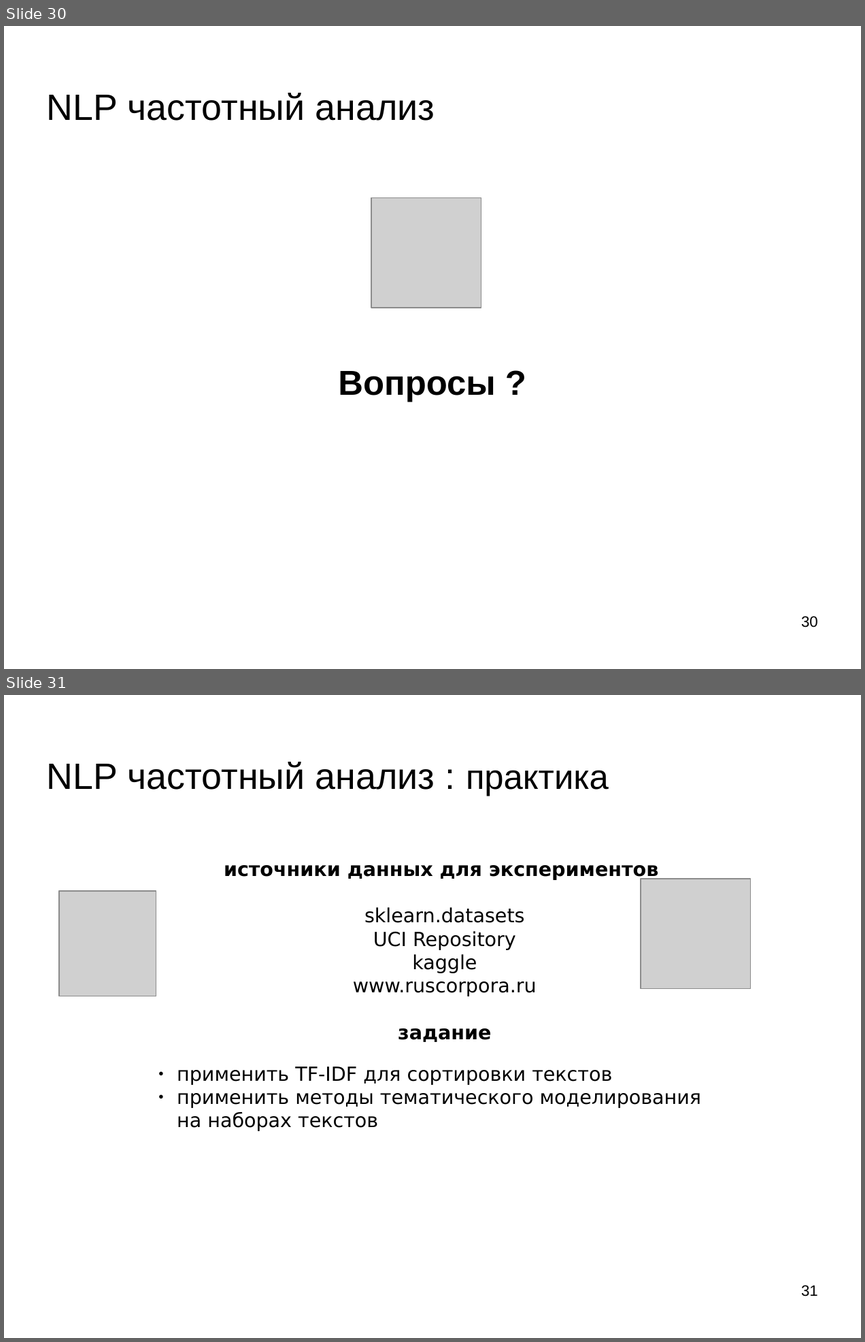
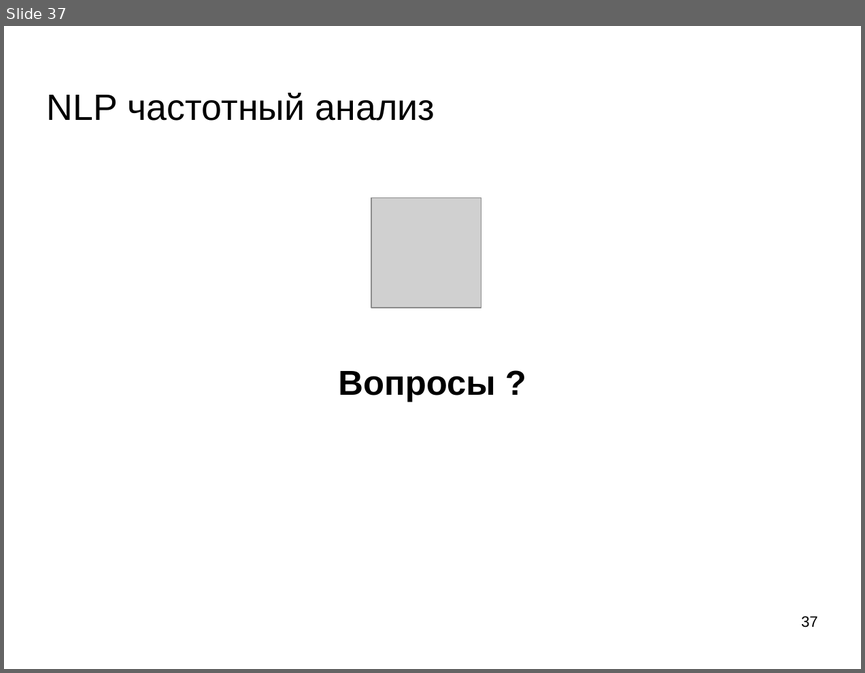
Before and after one commit to mechanoid5/ml_lectorium_legacy, a slide deck: 25-text-tfidf.odp. Shown one above the other, each under a label of ours: slides 30 and 31 before the commit, slide 37 after it. The pictures are 865x1342 and 865x673 pixels, drawn with LibreOffice and Linux fonts; fonts in the diff are those of the drawing; grey boxes stand for pictures; background and template pictures are left out. Boxes give left, top, right and bottom in pixels: in the first picture for what was removed or moved away, otherwise in the second. Text is boxed around its words. In the diff, an @@ line names an element or a change of style, - is before the commit and + after.

```diff
--- a/25-text-tfidf.odp
+++ b/25-text-tfidf.odp
@@ slide 31 removed at bbox=[4, 695, 861, 1338], background picture (left out) @@
@@ title removed at bbox=[47, 762, 609, 796] @@
-NLP частотный анализ : практика
@@ text removed at bbox=[177, 865, 701, 1131] @@
-источники данных для экспериментов
-sklearn.datasets
-UCI Repository
-kaggle
-www.ruscorpora.ru
-задание
-● применить TF-IDF для сортировки текстов
-● применить методы тематического моделирования на наборах текстов
@@ picture removed at bbox=[59, 891, 156, 996] @@
@@ picture removed at bbox=[640, 879, 751, 989] @@
@@ page number removed at bbox=[801, 1285, 818, 1296] @@
-31
@@ what was slide 30 is now slide 37 @@
@@ page number at bbox=[801, 616, 818, 627]: text changed @@
-30
+37
```
Also in this commit, not shown: 4 slides changed, 7 slides added, 1 other file.
